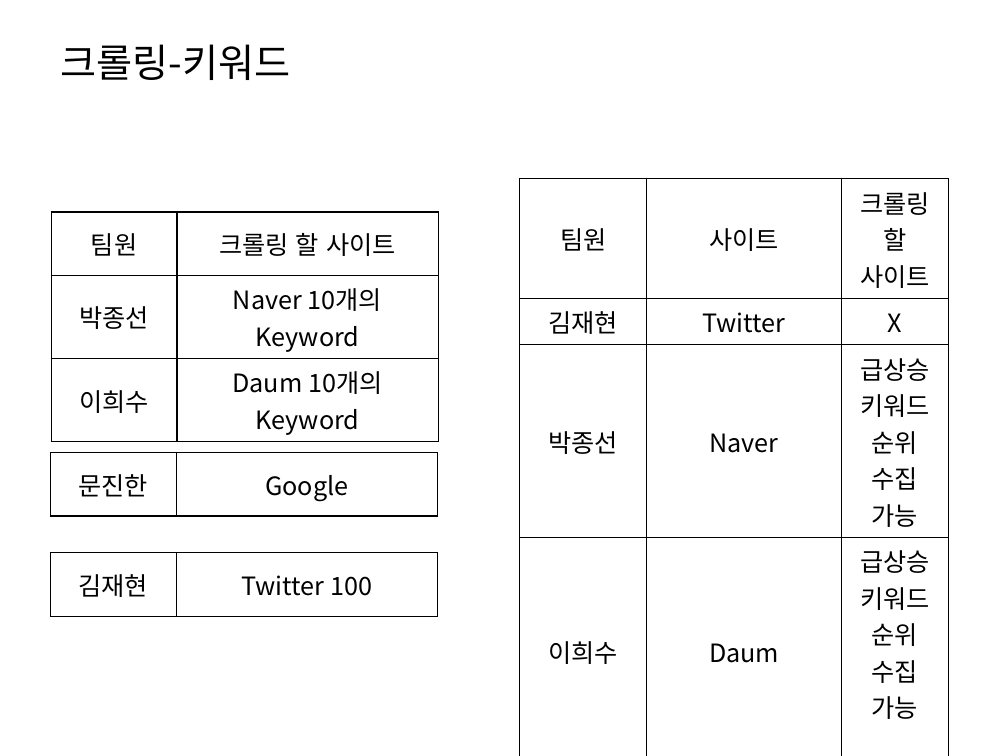
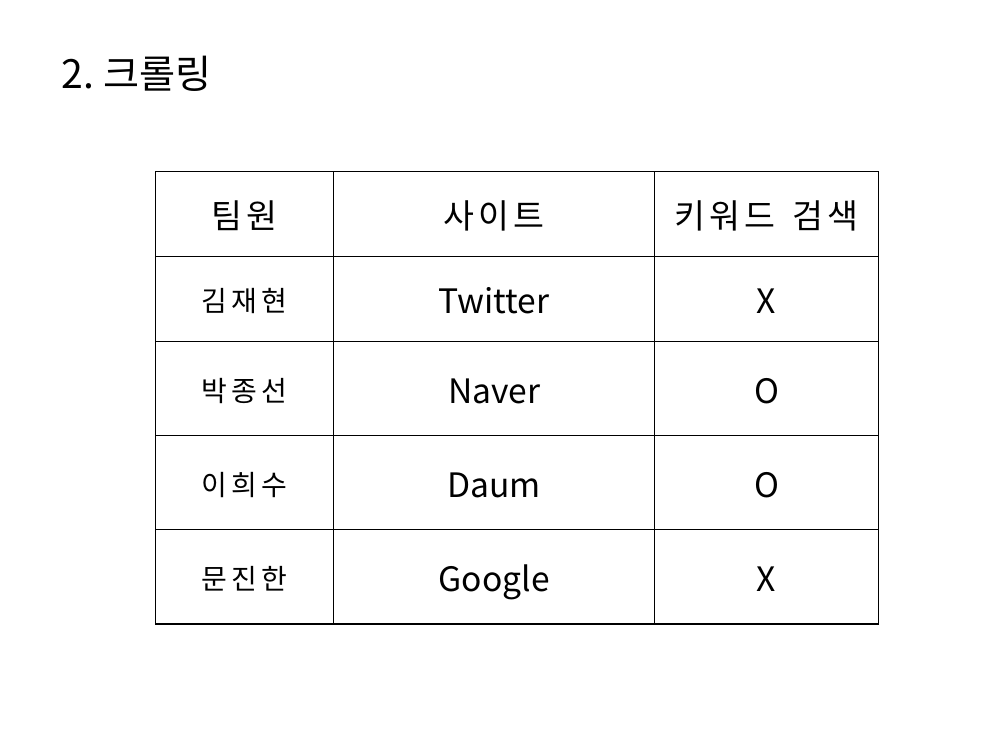
Before and after one commit to HaYongdae/issuewhatshow, a slide deck: slide 7 of doc/최종 PPT.pptx. Drawn at 1008x756 pixels with LibreOffice and Linux fonts; fonts in the diff are those of the drawing. Boxes give left, top, right and bottom in pixels: in the first picture for what was removed or moved away, otherwise in the second. Text is boxed around its words. In the diff, an @@ line names an element or a change of style, - is before the commit and + after.

```diff
--- a/doc/최종 PPT.pptx
+++ b/doc/최종 PPT.pptx
@@ title at (62,55,211,91): text changed @@
-크롤링-키워드
+2. 크롤링
@@ table at (156,171,879,624) @@
-row 1, column 3: 크롤링 할 사이트
+row 1, column 3: 키워드 검색
-row 3, column 3: 급상승 키워드 순위 수집 가능
+row 3, column 3: O
-row 4, column 3: 급상승 키워드 순위 수집 가능
+row 4, column 3: O
@@ size 18 to 24 pt in "팀원", "사이트", "Twitter", "X" and 4 more places @@
@@ letter spacing 0 to 3 pt in "팀원", "사이트", "김재현", "박종선" and 2 more places @@
@@ size 18 to 20 pt in "김재현", "박종선", "이희수", "문진한" @@
@@ table: place and size @@
-table at (520,178,949,723)
+table at (156,171,879,624)
@@ table removed at (51,212,438,439), 3 rows, 2 columns @@
-팀원 | 크롤링 할 사이트
-박종선 | Naver 10개의 Keyword
-이희수 | Daum 10개의 Keyword
@@ table removed at (50,453,437,516), 1 rows, 2 columns @@
-문진한 | Google
@@ table removed at (50,552,437,616), 1 rows, 2 columns @@
-김재현 | Twitter 100
```
Also in this commit, not shown: 21 other slides changed, 1 slide added, 1 slide removed.
